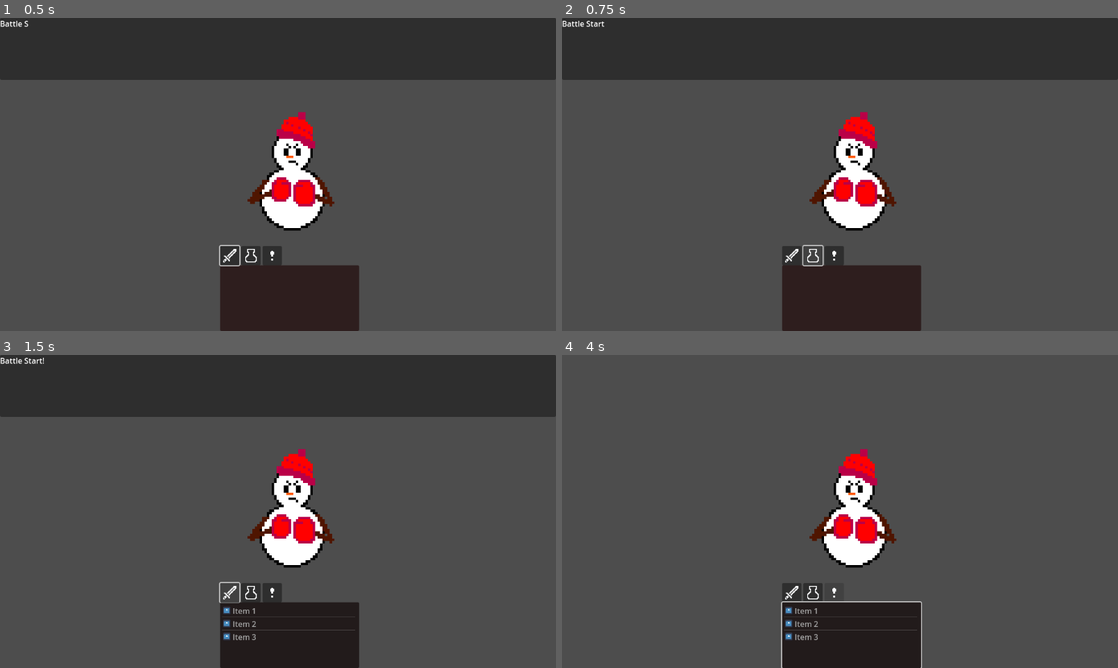
Above: before the commit, frames 1-4 (two rows, left to right).
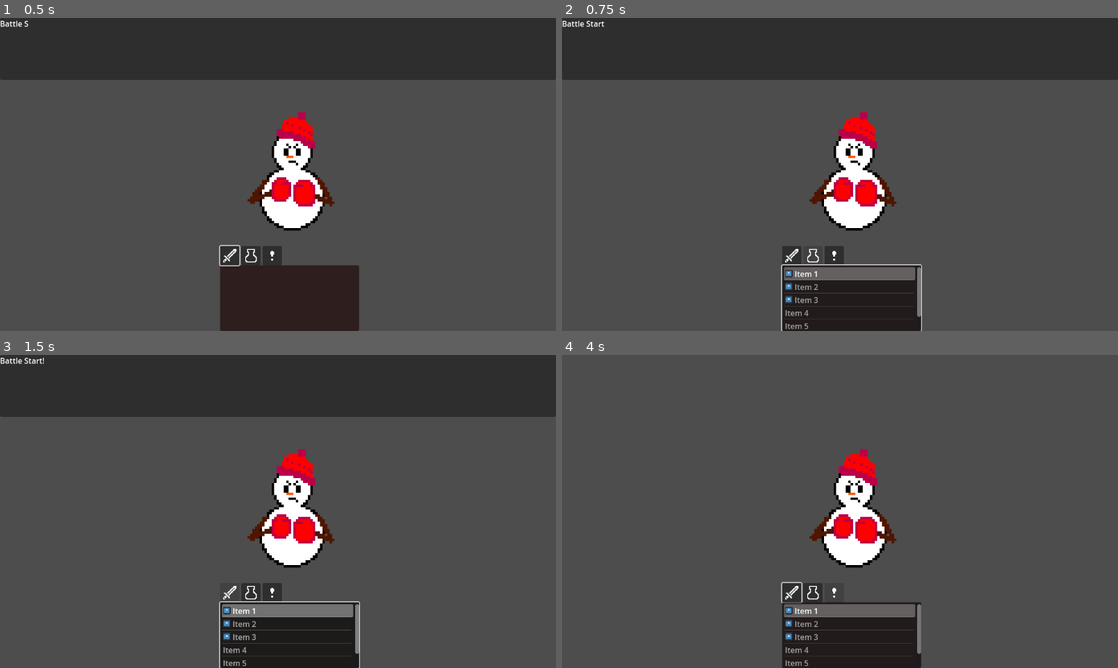
Above: after the commit, the same moments.

Repository: EraserLark/RPG-Foundation
Game: Godot game, scene res://Battle/battle.tscn
Two runs of this game, one before a commit and one after it. Both use one fixed random seed, a clock stepped at 60 frames per second and the inputs below. This scene is started directly instead of the project's main scene. The engine's default icon, where the game draws it, is replaced by a stand-in: a white triangle on a blue panel in a dark square.
Inputs (mouse positions are in pixels of both pictures, inside the frame that each line leads up to):
- Up to frame 1 (0.5 s): no input
- Up to frame 2 (0.75 s): click (812, 255) at 0.5 s
- Up to frame 3 (1.5 s): click (227, 592) at 1.25 s
- Up to frame 4 (4 s): click (834, 592) at 2 s; tap Enter (ui_accept) at 2.75, 3.02, 3.5, 3.77 s; hold Right (ui_right) 2.78-3.53 s; hold Down (ui_down) from 3.53 s (still down)

Frame 1 is identical in both runs. In frame 2, 1.6% of the frame differs, in the area x 39-65%, y 72-100%; in frame 3, 1.5%; in frame 4, 1.4%.

Commit message:
Previous Menu Focus remembered

Diff:
--- /dev/null
+++ b/Battle/AttackMenu.gd
@@ -0,0 +1,9 @@
+extends PanelContainer
+
+@onready var itemList := $ItemList
+
+signal closeAttackMenu
+
+func _on_item_list_item_activated(index):
+	#Whatever comes next for starting the attack. Selecting target.
+	emit_signal("closeAttackMenu")
--- a/Battle/BattleMenu.gd
+++ b/Battle/BattleMenu.gd
@@ -2,12 +2,33 @@
 
 @onready var ActionMenu := $ActionMenu
 @onready var AttackMenu := $AttackMenu
+@onready var ItemMenu := $ItemMenu
+
+var prevFocused : Control = null
 
 func _ready():
 	ActionMenu.openAttackMenu.connect(OpenAttackMenu)
+	AttackMenu.closeAttackMenu.connect(CloseAttackMenu)
+	ActionMenu.openItemMenu.connect(OpenItemMenu)
+	ItemMenu.closeItemMenu.connect(CloseItemMenu)
 
 func OpenAttackMenu():
 	AttackMenu.visible = true
+	prevFocused = get_viewport().gui_get_focus_owner()
+	AttackMenu.itemList.grab_focus()
+	AttackMenu.itemList.select(0)
 
 func CloseAttackMenu():
 	AttackMenu.visible = false
+	prevFocused.grab_focus()
+	#ActionMenu.attackButton.grab_focus()
+
+func OpenItemMenu():
+	ItemMenu.visible = true
+	prevFocused = get_viewport().gui_get_focus_owner()
+	ItemMenu.itemList.grab_focus()
+	ItemMenu.itemList.select(0)
+
+func CloseItemMenu():
+	ItemMenu.visible = false
+	prevFocused.grab_focus()
--- /dev/null
+++ b/Battle/ItemMenu.gd
@@ -0,0 +1,9 @@
+extends PanelContainer
+
+@onready var itemList := $ItemList
+
+signal closeItemMenu
+
+func _on_item_list_item_activated(index):
+	#Whatever comes next for starting the attack. Selecting target.
+	emit_signal("closeItemMenu")
--- a/Battle/action_menu.gd
+++ b/Battle/action_menu.gd
@@ -3,6 +3,7 @@
 @onready var attackButton := $"AttackButton"
 
 signal openAttackMenu
+signal openItemMenu
 
 var currentMenu = null
 
@@ -11,3 +12,6 @@
 
 func _on_attack_button_button_down():
 	emit_signal("openAttackMenu")
+
+func _on_item_button_button_down():
+	emit_signal("openItemMenu")
--- a/Battle/action_menu.tscn
+++ b/Battle/action_menu.tscn
@@ -29,3 +29,4 @@
 layout_mode = 2
 
 [connection signal="button_down" from="AttackButton" to="." method="_on_attack_button_button_down"]
+[connection signal="button_down" from="ItemButton" to="." method="_on_item_button_button_down"]
--- a/Battle/battle.tscn
+++ b/Battle/battle.tscn
@@ -8,7 +8,9 @@
 [ext_resource type="Script" path="res://Battle/BattleStage.gd" id="5_r0c4s"]
 [ext_resource type="Script" path="res://Battle/BattleMenu.gd" id="5_viovm"]
 [ext_resource type="PackedScene" uid="uid://djbkplk44r1sh" path="res://Battle/action_menu.tscn" id="6_ubrn1"]
+[ext_resource type="Script" path="res://Battle/AttackMenu.gd" id="7_fswt7"]
 [ext_resource type="Script" path="res://Battle/BA_Player.gd" id="8_t8w8o"]
+[ext_resource type="Script" path="res://Battle/ItemMenu.gd" id="9_cq6pm"]
 
 [node name="Battle" type="Node"]
 script = ExtResource("1_bpw6r")
@@ -53,10 +55,13 @@
 layout_mode = 0
 offset_right = 288.0
 offset_bottom = 136.0
+script = ExtResource("7_fswt7")
 
 [node name="ItemList" type="ItemList" parent="BattleUI/BattleMenu/AttackMenu"]
 layout_mode = 2
-item_count = 3
+focus_neighbor_top = NodePath(".")
+focus_neighbor_bottom = NodePath(".")
+item_count = 6
 fixed_icon_size = Vector2i(16, 16)
 item_0/text = "Item 1"
 item_0/icon = ExtResource("3_ivtdu")
@@ -64,6 +69,33 @@
 item_1/icon = ExtResource("3_ivtdu")
 item_2/text = "Item 3"
 item_2/icon = ExtResource("3_ivtdu")
+item_3/text = "Item 4"
+item_4/text = "Item 5"
+item_5/text = "Item 6"
+
+[node name="ItemMenu" type="PanelContainer" parent="BattleUI/BattleMenu"]
+visible = false
+self_modulate = Color(1, 1, 1, 0)
+layout_mode = 0
+offset_right = 288.0
+offset_bottom = 136.0
+script = ExtResource("9_cq6pm")
+
+[node name="ItemList" type="ItemList" parent="BattleUI/BattleMenu/ItemMenu"]
+layout_mode = 2
+focus_neighbor_top = NodePath(".")
+focus_neighbor_bottom = NodePath(".")
+item_count = 6
+fixed_icon_size = Vector2i(16, 16)
+item_0/text = "Item 1"
+item_0/icon = ExtResource("3_ivtdu")
+item_1/text = "Item 2"
+item_1/icon = ExtResource("3_ivtdu")
+item_2/text = "Item 3"
+item_2/icon = ExtResource("3_ivtdu")
+item_3/text = "Item 4"
+item_4/text = "Item 5"
+item_5/text = "Item 6"
 
 [node name="BattleStage" type="Node2D" parent="."]
 script = ExtResource("5_r0c4s")
@@ -83,3 +115,6 @@
 texture = ExtResource("3_v1yqn")
 region_enabled = true
 region_rect = Rect2(0, 0, 64, 64)
+
+[connection signal="item_activated" from="BattleUI/BattleMenu/AttackMenu/ItemList" to="BattleUI/BattleMenu/AttackMenu" method="_on_item_list_item_activated"]
+[connection signal="item_activated" from="BattleUI/BattleMenu/ItemMenu/ItemList" to="BattleUI/BattleMenu/ItemMenu" method="_on_item_list_item_activated"]
Not shown: 1 places in Battle/battle.tscn that only renumber resources
